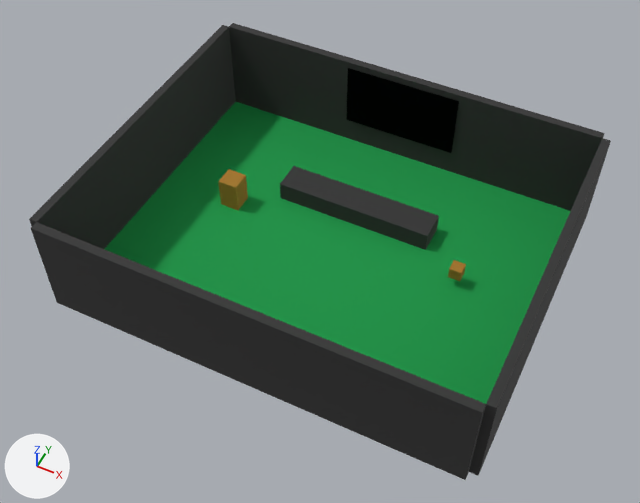
The glTF model brand-world/content/rolled-fresh/scenes/factory_interior.glb: old version first, new version second.
Before and after are seen from a camera (50 mm lens) standing at (12.3, -25.9, 32.2) and looking at (0.0, -1.3, 1.4). Every picture has the same lights, and +X, +Y and +Z are marked at lower left. The first picture is the older version. Objects named as collision shapes, trigger or cutter boxes, shadow casters or lower levels of detail are left out. Where no turn or scale is listed for an object, it has been applied to the vertices.

Names of what the first picture shows: 'blockout_line', 'blockout_wall_e', 'blockout_wall_n', 'blockout_wall_s', 'blockout_wall_w', 'hotspot_badge', 'hotspot_line_info', 'nav_walkable', 'screen_factory_wall'.
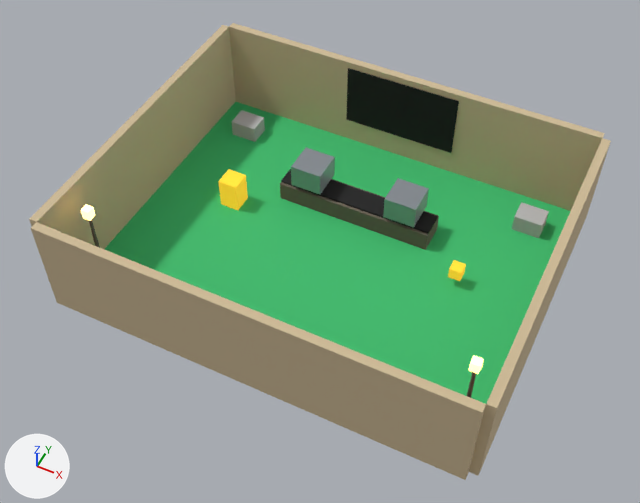
The change, as a list of edits to the scene's bpy script:
```text
Change me_nav_walkable:
    where me_nav_walkable.from_pydata(...)  # 4 vertices, 2 faces; spans x -10.0..10.0, y -8.0..8.0, z 0.0
    remove me_nav_walkable.materials.append(mat_3fbf6f)  # green #3dc06f
    add me_nav_walkable.materials.append(mat_navdebug)  # green #3dc06f
Change me_blockout_wall_n:
    where me_blockout_wall_n.from_pydata(...)  # 8 vertices, 12 faces; spans x -10.0..10.0, y -0.2..0.2, z -2.5..2.5
    remove me_blockout_wall_n.materials.append(mat_5c5c5c)  # dark grey #5c5c5c
    add me_blockout_wall_n.materials.append(mat_factorywall)  # beige #cebb96
Change me_blockout_wall_s:
    where me_blockout_wall_s.from_pydata(...)  # 8 vertices, 12 faces; spans x -10.0..10.0, y -0.2..0.2, z -2.5..2.5
    remove me_blockout_wall_s.materials.append(mat_5c5c5c)  # dark grey #5c5c5c
    add me_blockout_wall_s.materials.append(mat_factorywall)  # beige #cebb96
Change me_blockout_wall_e:
    where me_blockout_wall_e.from_pydata(...)  # 8 vertices, 12 faces; spans x -0.2..0.2, y -8.0..8.0, z -2.5..2.5
    remove me_blockout_wall_e.materials.append(mat_5c5c5c)  # dark grey #5c5c5c
    add me_blockout_wall_e.materials.append(mat_factorywall)  # beige #cebb96
Change me_blockout_wall_w:
    where me_blockout_wall_w.from_pydata(...)  # 8 vertices, 12 faces; spans x -0.2..0.2, y -8.0..8.0, z -2.5..2.5
    remove me_blockout_wall_w.materials.append(mat_5c5c5c)  # dark grey #5c5c5c
    add me_blockout_wall_w.materials.append(mat_factorywall)  # beige #cebb96
Change me_blockout_line:
    where me_blockout_line.from_pydata(...)  # 8 vertices, 12 faces; spans x -4.0..4.0, y -0.75..0.75, z -0.5..0.5
    remove me_blockout_line.materials.append(mat_5c5c5c)  # dark grey #5c5c5c
    add me_blockout_line.materials.append(mat_factorytrim)  # brown #6b6254
Change me_hotspot_line_info:
    where me_hotspot_line_info.from_pydata(...)  # 8 vertices, 12 faces; spans x -0.5..0.5, y -0.5..0.5, z -0.8..0.8
    remove me_hotspot_line_info.materials.append(mat_c8a050)  # orange #c9a24f
    add me_hotspot_line_info.materials.append(mat_signyellow)  # yellow #f2c32c, glowing yellow #f2c32c
Change me_hotspot_badge:
    where me_hotspot_badge.from_pydata(...)  # 8 vertices, 12 faces; spans x -0.3..0.3, y -0.3..0.3, z -0.3..0.3
    remove me_hotspot_badge.materials.append(mat_c8a050)  # orange #c9a24f
    add me_hotspot_badge.materials.append(mat_signyellow)  # yellow #f2c32c, glowing yellow #f2c32c
Add ob_lamp_head_10:
    ob_lamp_head_10 = bpy.data.objects.new('lamp_head_10', me_lamp_head_10)  # a box spanning x -0.2..0.2, y -0.2..0.2, z -0.25..0.25; in mat_lampglow (beige #fff1c5, glowing orange #ffd37b)
    ob_lamp_head_10.location = (9.0, -6.0, 4.2)
Add ob_lamp_post_9:
    ob_lamp_post_9 = bpy.data.objects.new('lamp_post_9', me_lamp_post_9)  # 16 vertices, 24 faces; spans x -0.12..0.12, y -0.1..0.1, z 0.0..4.0; in mat_factorytrim (brown #6b6254)
    ob_lamp_post_9.location = (9.0, -6.0, 0.0)
Add ob_lamp_head_7:
    ob_lamp_head_7 = bpy.data.objects.new('lamp_head_7', me_lamp_head_10.copy())
    ob_lamp_head_7.location = (-9.0, -6.0, 4.2)
Add ob_lamp_post_6:
    ob_lamp_post_6 = bpy.data.objects.new('lamp_post_6', me_lamp_post_9.copy())
    ob_lamp_post_6.location = (-9.0, -6.0, 0.0)
Add ob_hvac_4:
    ob_hvac_4 = bpy.data.objects.new('hvac_4', me_hvac_4)  # a box spanning x -0.7..0.7, y -0.55..0.55, z -0.45..0.45; in mat_hvac (grey #bbbbbb)
    ob_hvac_4.location = (8.0, 6.0, 0.45)
Add ob_hvac_3:
    ob_hvac_3 = bpy.data.objects.new('hvac_3', me_hvac_4.copy())
    ob_hvac_3.location = (-8.0, 6.0, 0.45)
Add ob_line_hood_2:
    ob_line_hood_2 = bpy.data.objects.new('line_hood_2', me_line_hood_2)  # a box spanning x -0.8..0.8, y -0.8..0.8, z -0.6..0.6; in mat_metal (grey #9ca3a9)
    ob_line_hood_2.location = (2.5, 3.0, 1.9)
Add ob_line_hood_1:
    ob_line_hood_1 = bpy.data.objects.new('line_hood_1', me_line_hood_2.copy())
    ob_line_hood_1.location = (-2.5, 3.0, 1.9)
Add ob_line_belt:
    ob_line_belt = bpy.data.objects.new('line_belt', me_line_belt)  # a box spanning x -4.0..4.0, y -0.6..0.6, z -0.05..0.05; in mat_tire (black #1a1a1a)
    ob_line_belt.location = (0.0, 3.0, 1.05)
```

Location of each change, (x1, y1, x2, y2) in pixels of the pictures (640 x 503 px):
'nav_walkable', recoloured (lighter)
    both: (104, 102, 570, 404)
'blockout_wall_s', recoloured (dark grey to beige)
    both: (31, 222, 486, 480)
'blockout_wall_n', recoloured (lighter)
    both: (229, 23, 604, 211)
'blockout_wall_w', recoloured (dark grey to beige)
    both: (29, 25, 236, 249)
'blockout_wall_e', recoloured
    both: (469, 138, 611, 476)
'blockout_line', recoloured (lighter)
    both: (280, 179, 439, 250)
'line_belt', added (black)
    after: (281, 169, 438, 234)
'line_hood_2', added
    after: (383, 178, 429, 227)
'line_hood_1', added
    after: (291, 148, 335, 194)
'hotspot_line_info', recoloured (orange to yellow)
    both: (218, 169, 248, 210)
'hvac_4', added
    after: (512, 202, 549, 238)
'hvac_3', added
    after: (232, 110, 265, 142)
'hotspot_badge', recoloured (orange to yellow)
    both: (448, 260, 466, 281)
'lamp_head_10', added
    after: (469, 355, 484, 374)
'lamp_head_7', added
    after: (81, 204, 95, 221)
'lamp_post_9', added (mostly hidden)
    after: (467, 372, 476, 398)
'lamp_post_6', added (mostly hidden)
    after: (89, 220, 100, 248)
